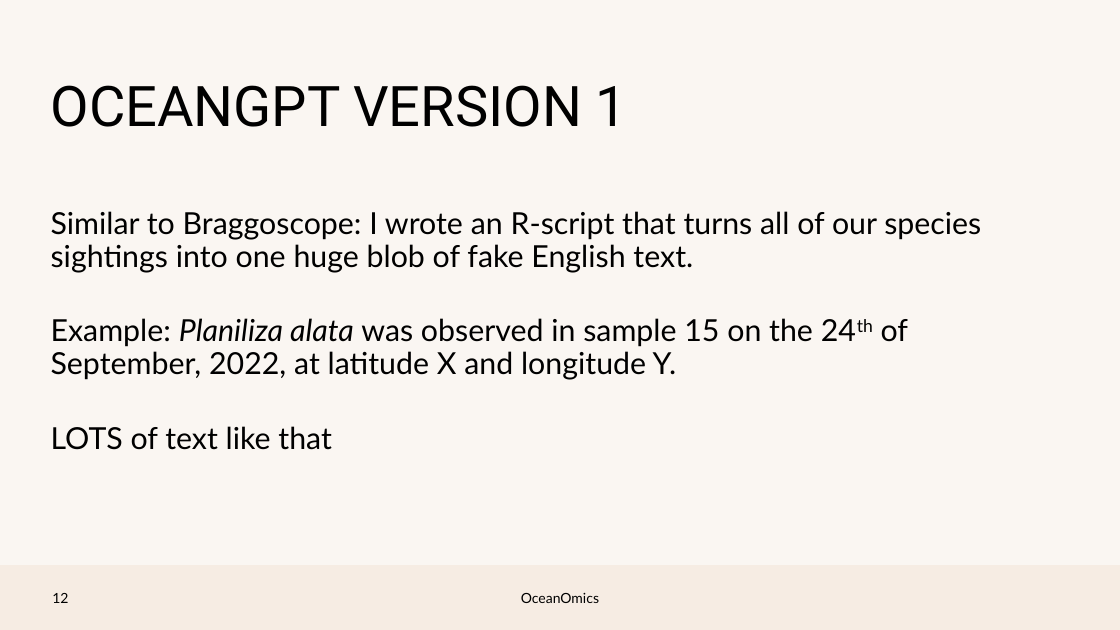
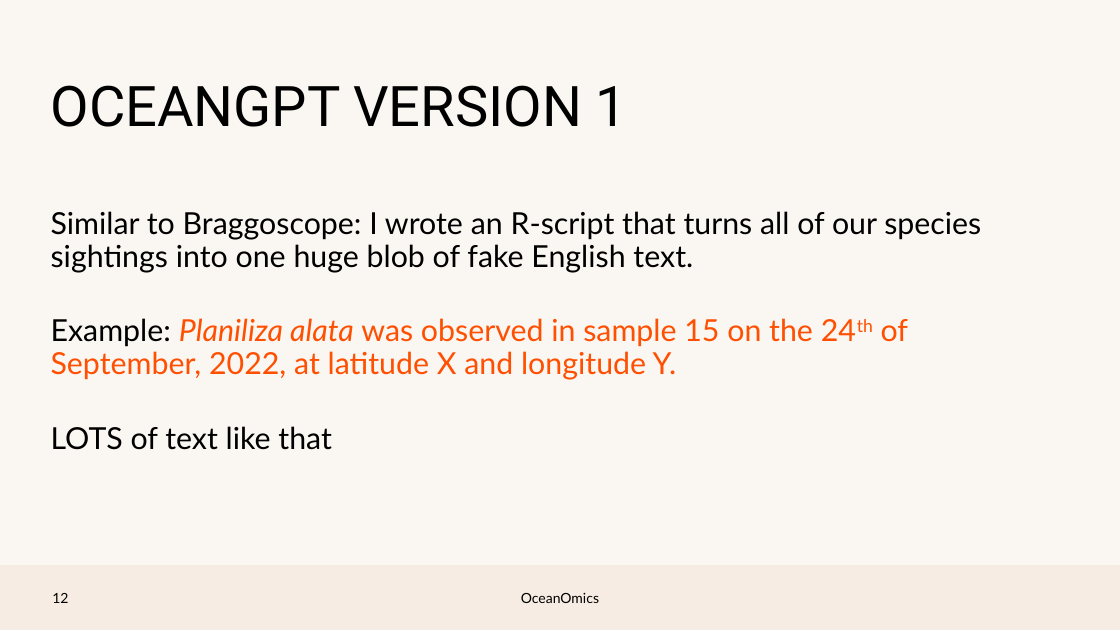
Before and after one commit to pmlg/June2023_LLM_repo, a slide deck: slide 11 of PMLG talk.pptx. Drawn at 1120x630 pixels with LibreOffice and Linux fonts; fonts in the diff are those of the drawing; background and template pictures are left out. Boxes give left, top, right and bottom in pixels: in the first picture for what was removed or moved away, otherwise in the second. Text is boxed around its words. In the diff, an @@ line names an element or a change of style, - is before the commit and + after.

```diff
--- a/PMLG talk.pptx
+++ b/PMLG talk.pptx
@@ text at [51,318,908,380]: text colour #000000 to #FF4F01 in "Planiliza alata was observed in sample 15 ..." @@
```
Also in this commit, not shown: 13 other slides changed, 1 slide added.
